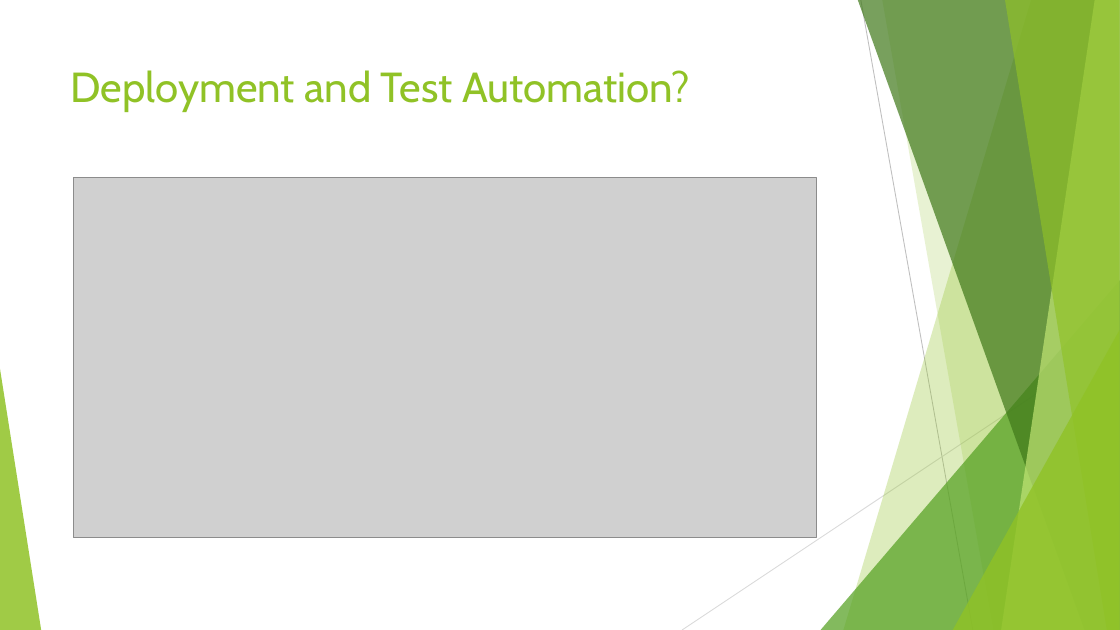
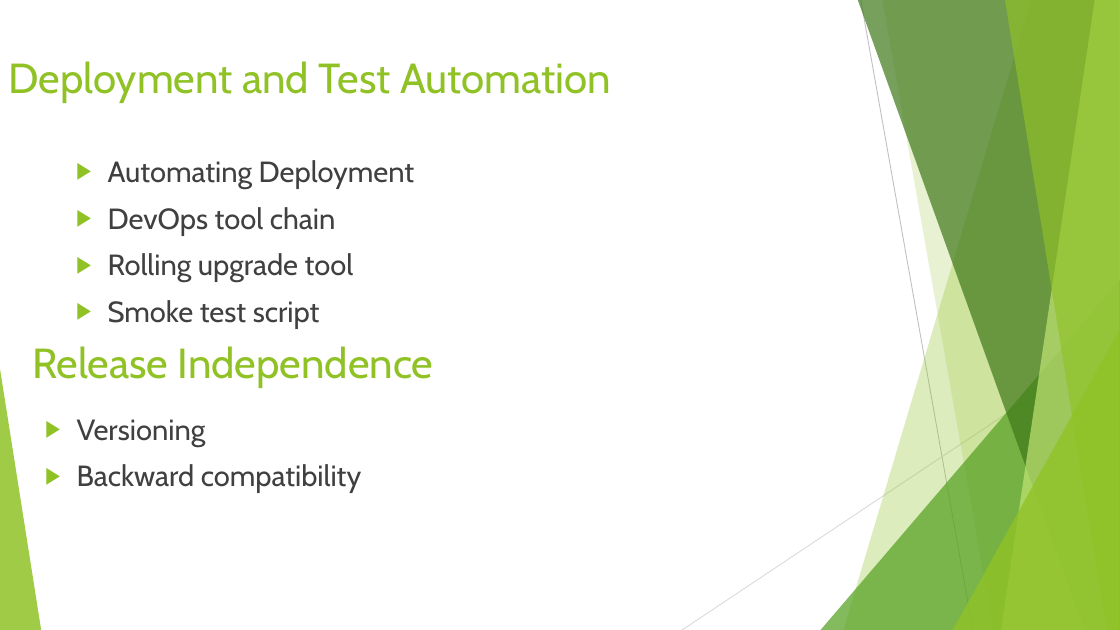
Before and after one commit to BMTechno/Advanced-Software-Engineering-LAB, a slide deck: slide 10 of ase ppt JOURNAL12.pptx (slide 9 before the commit). Drawn at 1120x630 pixels with LibreOffice and Linux fonts; fonts in the diff are those of the drawing; grey boxes stand for pictures. Boxes give left, top, right and bottom in pixels: in the first picture for what was removed or moved away, otherwise in the second. Text is boxed around its words. In the diff, an @@ line names an element or a change of style, - is before the commit and + after.

```diff
--- a/ase ppt JOURNAL12.pptx
+++ b/ase ppt JOURNAL12.pptx
@@ title at (x1=8, y1=61, x2=611, y2=103): text changed @@
-Deployment and Test Automation?
+Deployment and Test Automation
@@ picture removed at (x1=73, y1=177, x2=817, y2=538) @@
@@ text added at (x1=108, y1=160, x2=415, y2=328), 25 pt, text #404040 @@
+▶ Automating Deployment
+▶ DevOps tool chain
+▶ Rolling upgrade tool
+▶ Smoke test script
@@ text added at (x1=32, y1=346, x2=434, y2=388), 36 pt, text #90C226 @@
+Release Independence
@@ text added at (x1=77, y1=419, x2=361, y2=493), 25 pt, text #404040 @@
+▶ Versioning
+▶ Backward compatibility
```
Also in this commit, not shown: 3 other slides changed, 12 slides added, 1 slide removed.
